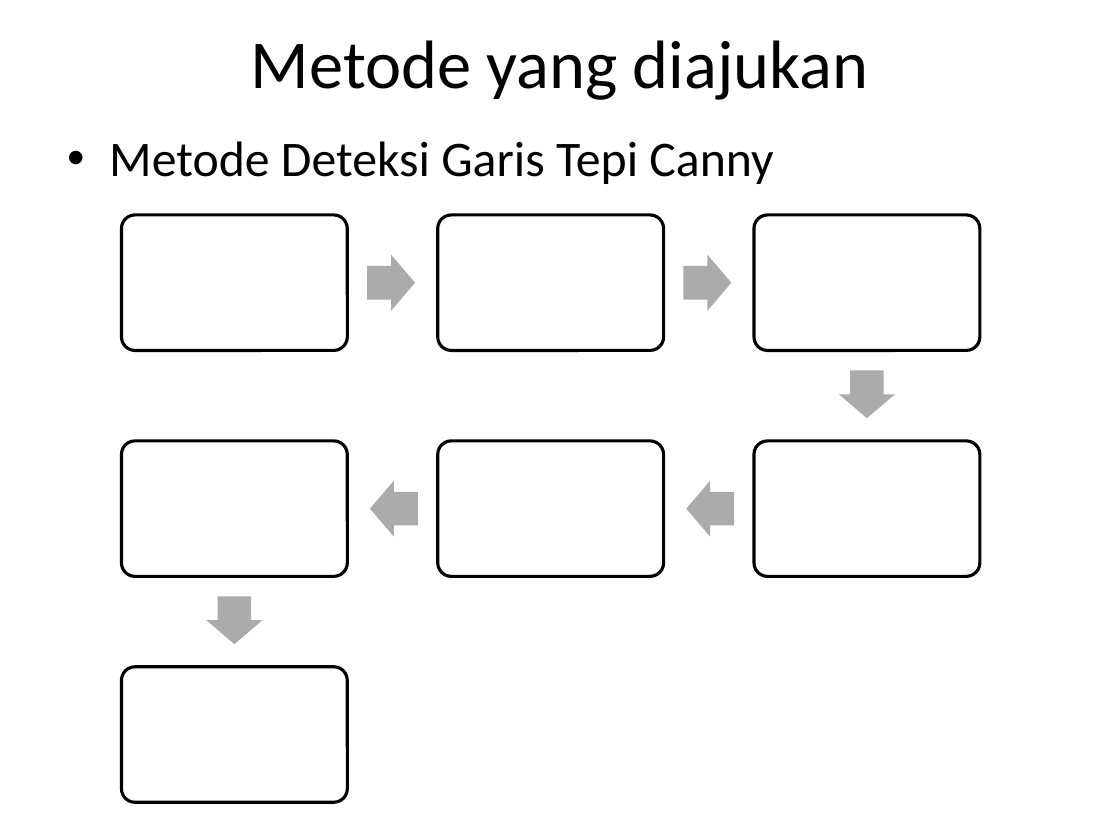
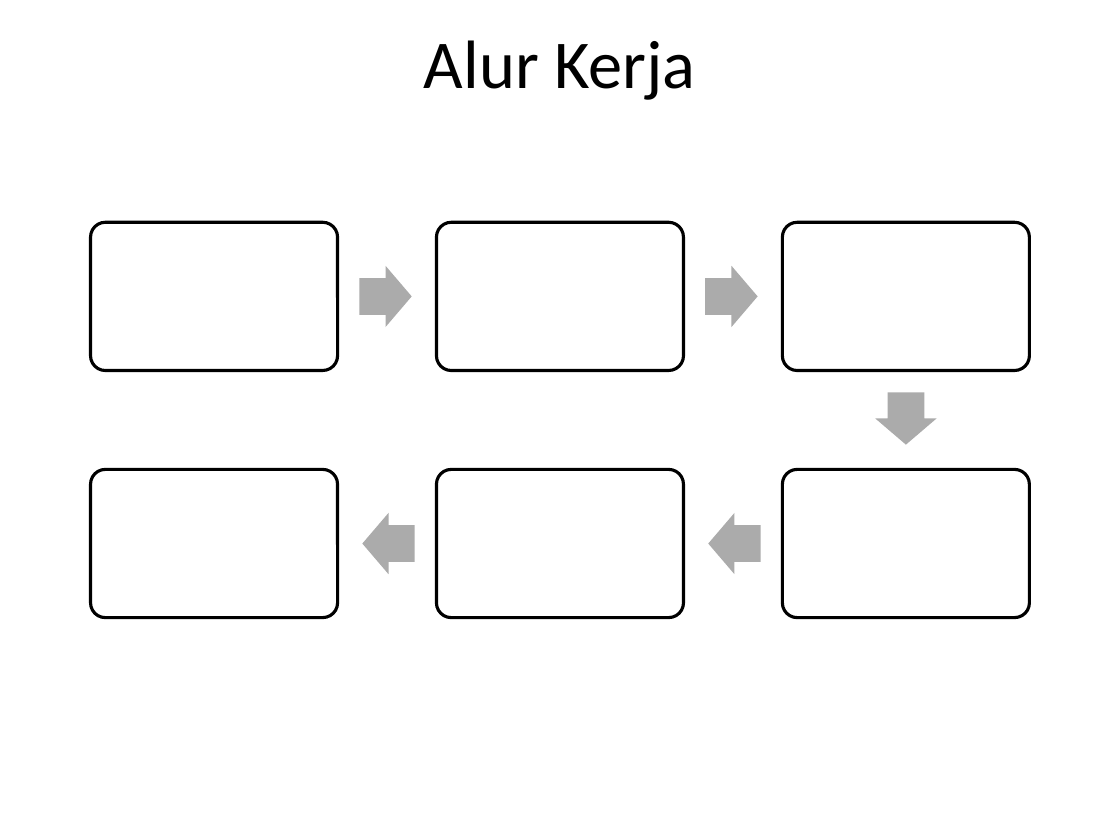
Before and after one commit to tbalci/pln-pcd, a slide deck: slide 4 of presentasi PCD.pptx. Drawn at 1120x840 pixels with LibreOffice and Linux fonts; fonts in the diff are those of the drawing. Boxes give left, top, right and bottom in pixels: in the first picture for what was removed or moved away, otherwise in the second. Text is boxed around its words. In the diff, an @@ line names an element or a change of style, - is before the commit and + after.

```diff
--- a/presentasi PCD.pptx
+++ b/presentasi PCD.pptx
@@ title at (424,40,695,100): text changed @@
-Metode yang diajukan
+Alur Kerja
@@ text removed at (109,141,773,184) @@
-• Metode Deteksi Garis Tepi Canny
@@ rounded rectangle: place and size @@
-rounded rectangle at (121,215,347,351)
+rounded rectangle at (91,223,338,371)
@@ rounded rectangle: place and size @@
-rounded rectangle at (438,215,664,351)
+rounded rectangle at (437,223,684,371)
@@ rounded rectangle: place and size @@
-rounded rectangle at (754,215,980,351)
+rounded rectangle at (783,223,1030,371)
@@ right arrow: place and size @@
-right arrow at (367,254,416,310)
+right arrow at (360,265,412,327)
@@ right arrow: place and size @@
-right arrow at (683,254,731,310)
+right arrow at (706,265,758,327)
@@ right arrow: place and size @@
-right arrow at (839,370,895,418)
+right arrow at (875,392,936,445)
@@ rounded rectangle: place and size @@
-rounded rectangle at (121,441,347,577)
+rounded rectangle at (91,469,338,617)
@@ rounded rectangle: place and size @@
-rounded rectangle at (438,441,664,577)
+rounded rectangle at (437,469,684,617)
@@ rounded rectangle: place and size @@
-rounded rectangle at (754,441,980,577)
+rounded rectangle at (783,469,1030,617)
@@ right arrow: place and size @@
-right arrow at (370,480,418,536)
+right arrow at (363,513,416,575)
@@ right arrow: place and size @@
-right arrow at (687,480,735,536)
+right arrow at (708,513,760,575)
@@ right arrow removed at (207,596,263,645) @@
@@ rounded rectangle removed at (121,666,347,802) @@
```
Also in this commit, not shown: 4 other slides changed, 8 slides added, 2 slides removed.
